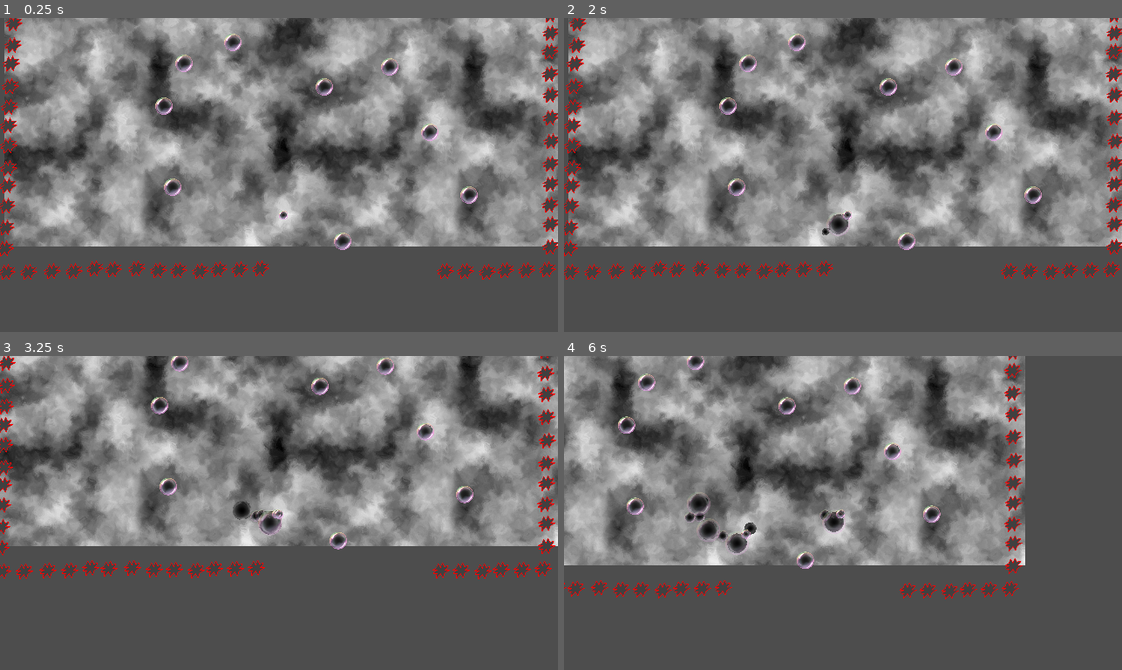
Above: before the commit, frames 1-4 (two rows, left to right).
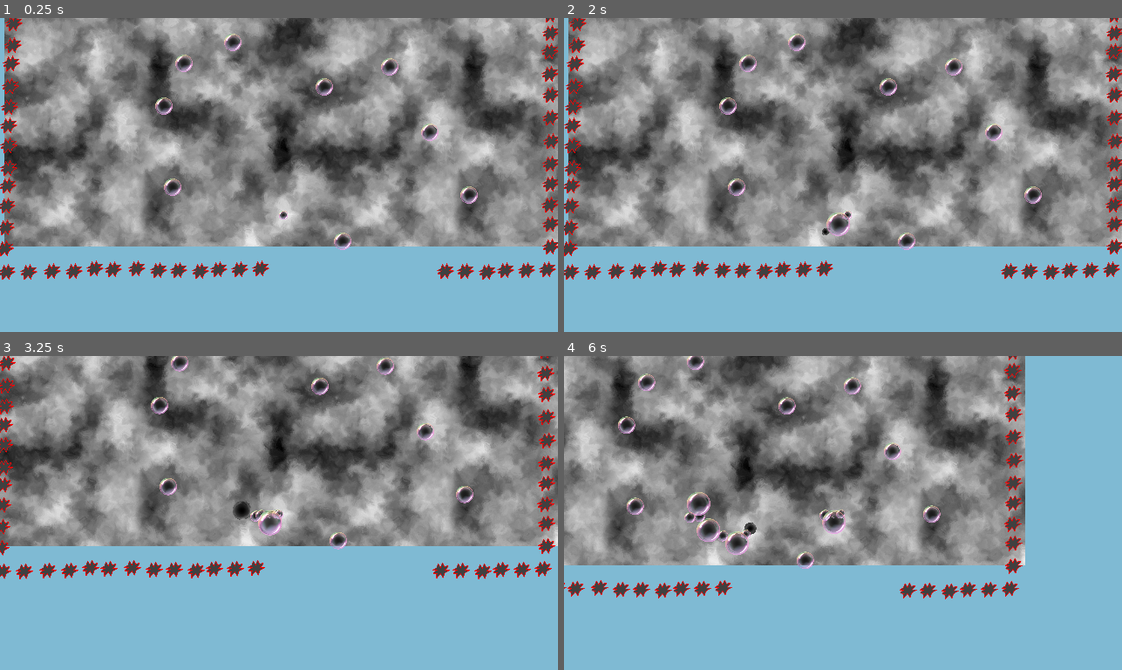
Above: after the commit, the same moments.

Repository: Raattis/ggj25
Game: Godot game, scene res://tomi/flying_game.tscn
The game is run twice, just before and just after one commit, with the same random seed, the same clock (stepped at 60 frames per second) and the same inputs. This scene is started directly instead of the project's main scene.
Inputs (mouse positions are in pixels of both pictures, inside the frame that each line leads up to):
- Up to frame 1 (0.25 s): no input
- Up to frame 2 (2 s): tap Enter at 0.5 s; move the mouse to (815, 237) at 0.52 s; hold Down (alas) 0.53-1.25 s; click (815, 237) at 0.67 s; drag from (1010, 222) to (815, 237) at 1.27 s
- Up to frame 3 (3.25 s): move the mouse to (111, 465) at 2.02 s; hold E (kierräplus) 2.03-2.75 s; click (111, 465) at 2.17 s; tap Space (laukaise) at 2.75 s; drag from (306, 513) to (111, 465) at 2.77 s
- Up to frame 4 (6 s): move the mouse to (759, 434) at 3.52 s; hold Tab (mode_switch) 3.53-4.25 s; click (759, 434) at 3.67 s; drag from (965, 497) to (759, 434) at 4.27 s; move the mouse to (731, 528) at 5.02 s; hold Right (oikea) 5.03-5.75 s; click (731, 528) at 5.17 s; drag from (898, 443) to (731, 528) at 5.77 s

The runs differ from the first frame. In frame 1, 26% of the frame differs, in the area x 0-100%, y 0-100%; in frame 2, 26%; in frame 3, 38%; in frame 4, 44%.

Commit message:
nice color for water

Diff:
--- a/godot-project/project.godot
+++ b/godot-project/project.godot
@@ -123,3 +123,4 @@
 
 renderer/rendering_method="gl_compatibility"
 renderer/rendering_method.mobile="gl_compatibility"
+environment/defaults/default_clear_color=Color(0.498039, 0.729412, 0.827451, 1)
--- a/godot-project/riku/kupla_gfx.tscn
+++ b/godot-project/riku/kupla_gfx.tscn
@@ -4,6 +4,5 @@
 
 [node name="kupla_gfx" type="Sprite2D"]
 visible = false
-self_modulate = Color(1, 1, 1, 0.321569)
 scale = Vector2(0.5, 0.5)
 texture = ExtResource("1_jy8uv")
